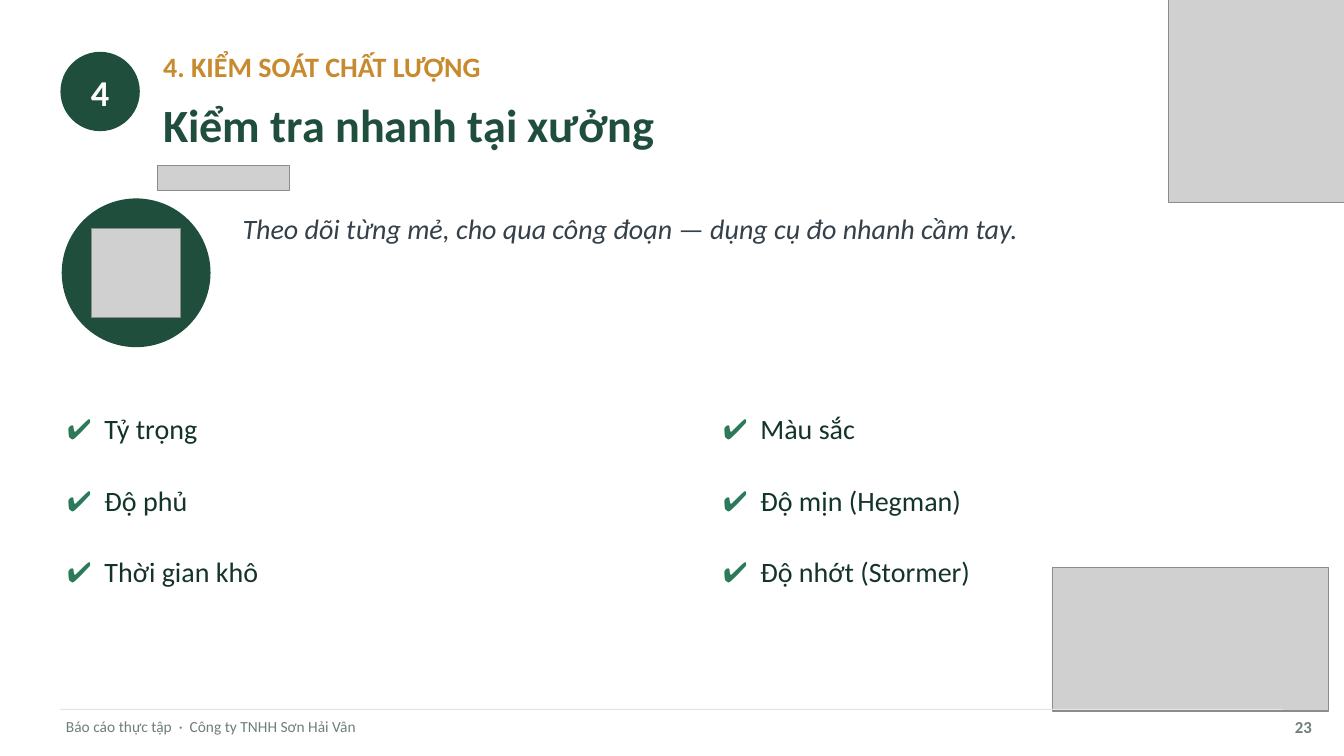
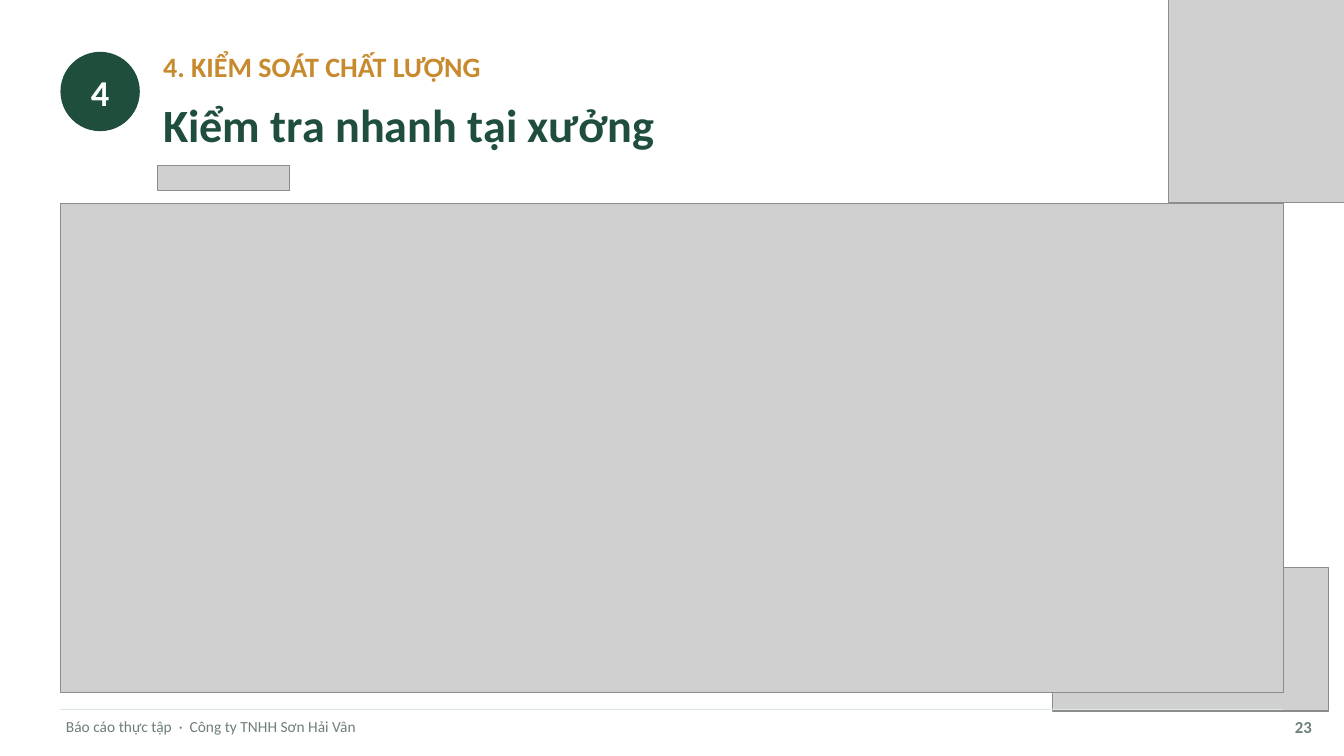
Before and after one commit to tranconcoder/pubic-resources, a slide deck: slide 23 of SuHeo/Báo cáo thực tập - Sơn Hải Vân.pptx. Drawn at 1344x756 pixels with LibreOffice and Linux fonts; fonts in the diff are those of the drawing; grey boxes stand for pictures. Boxes give left, top, right and bottom in pixels: in the first picture for what was removed or moved away, otherwise in the second. Text is boxed around its words. In the diff, an @@ line names an element or a change of style, - is before the commit and + after.

```diff
--- a/SuHeo/Báo cáo thực tập - Sơn Hải Vân.pptx
+++ b/SuHeo/Báo cáo thực tập - Sơn Hải Vân.pptx
@@ picture added at (60, 204, 1284, 693) @@
@@ ellipse removed at (62, 199, 211, 348) @@
@@ picture removed at (92, 228, 181, 318) @@
@@ text removed at (243, 218, 1018, 244) @@
-Theo dõi từng mẻ, cho qua công đoạn — dụng cụ đo nhanh cầm tay.
@@ text removed at (104, 419, 197, 444) @@
-✔ Tỷ trọng
@@ text removed at (760, 416, 855, 440) @@
-✔ Màu sắc
@@ text removed at (104, 491, 187, 516) @@
-✔ Độ phủ
@@ text removed at (760, 490, 961, 516) @@
-✔ Độ mịn (Hegman)
@@ text removed at (104, 562, 258, 587) @@
-✔ Thời gian khô
@@ text removed at (760, 561, 970, 587) @@
-✔ Độ nhớt (Stormer)
```
Also in this commit, not shown: 2 other slides changed, 1 other file.
